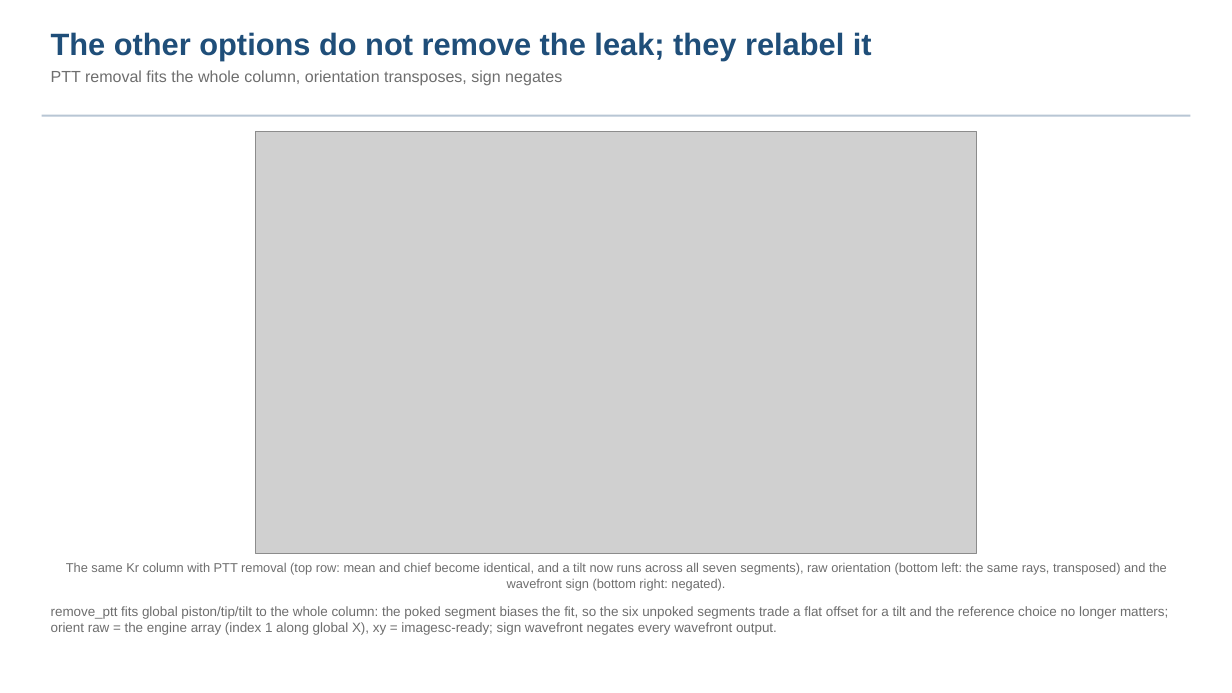
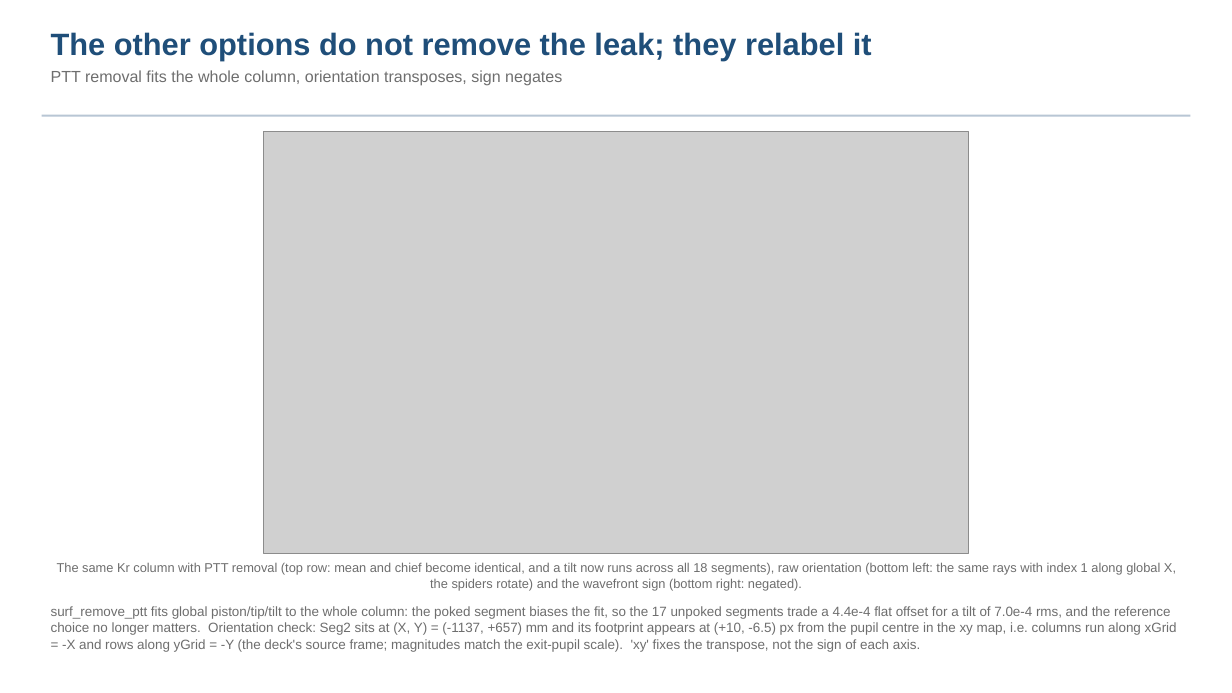
Before and after one commit to nasa-jpl/macos, a slide deck: slide 4 of demo_session/deck_dwdsurf_options.pptx. Drawn at 1232x693 pixels with LibreOffice and Linux fonts; fonts in the diff are those of the drawing; grey boxes stand for pictures. Boxes give left, top, right and bottom in pixels: in the first picture for what was removed or moved away, otherwise in the second. Text is boxed around its words. In the diff, an @@ line names an element or a change of style, - is before the commit and + after.

```diff
--- a/demo_session/deck_dwdsurf_options.pptx
+++ b/demo_session/deck_dwdsurf_options.pptx
@@ picture: place and size @@
-picture at [255,131,977,554]
+picture at [263,131,969,554]
@@ text at [57,562,1176,590]: text changed @@
-The same Kr column with PTT removal (top row: mean and chief become identical, and a tilt now runs across all seven segments), raw orientation (bottom left: the same rays, transposed) and the wavefront sign (bottom right: negated).
+The same Kr column with PTT removal (top row: mean and chief become identical, and a tilt now runs across all 18 segments), raw orientation (bottom left: the same rays with index 1 along global X, the spiders rotate) and the wavefront sign (bottom right: negated).
@@ text at [51,606,1177,652]: text changed @@
-remove_ptt fits global piston/tip/tilt to the whole column: the poked segment biases the fit, so the six unpoked segments trade a flat offset for a tilt and the reference choice no longer matters; orient raw = the engine array (index 1 along global X), xy = imagesc-ready; sign wavefront negates every wavefront output.
+surf_remove_ptt fits global piston/tip/tilt to the whole column: the poked segment biases the fit, so the 17 unpoked segments trade a 4.4e-4 flat offset for a tilt of 7.0e-4 rms, and the reference choice no longer matters. Orientation check: Seg2 sits at (X, Y) = (-1137, +657) mm and its footprint appears at (+10, -6.5) px from the pupil centre in the xy map, i.e. columns run along xGrid = -X and rows along yGrid = -Y (the deck's source frame; magnitudes match the exit-pupil scale). 'xy' fixes the transpose, not the sign of each axis.
```
Also in this commit, not shown: 4 other slides changed, 8 other files.
